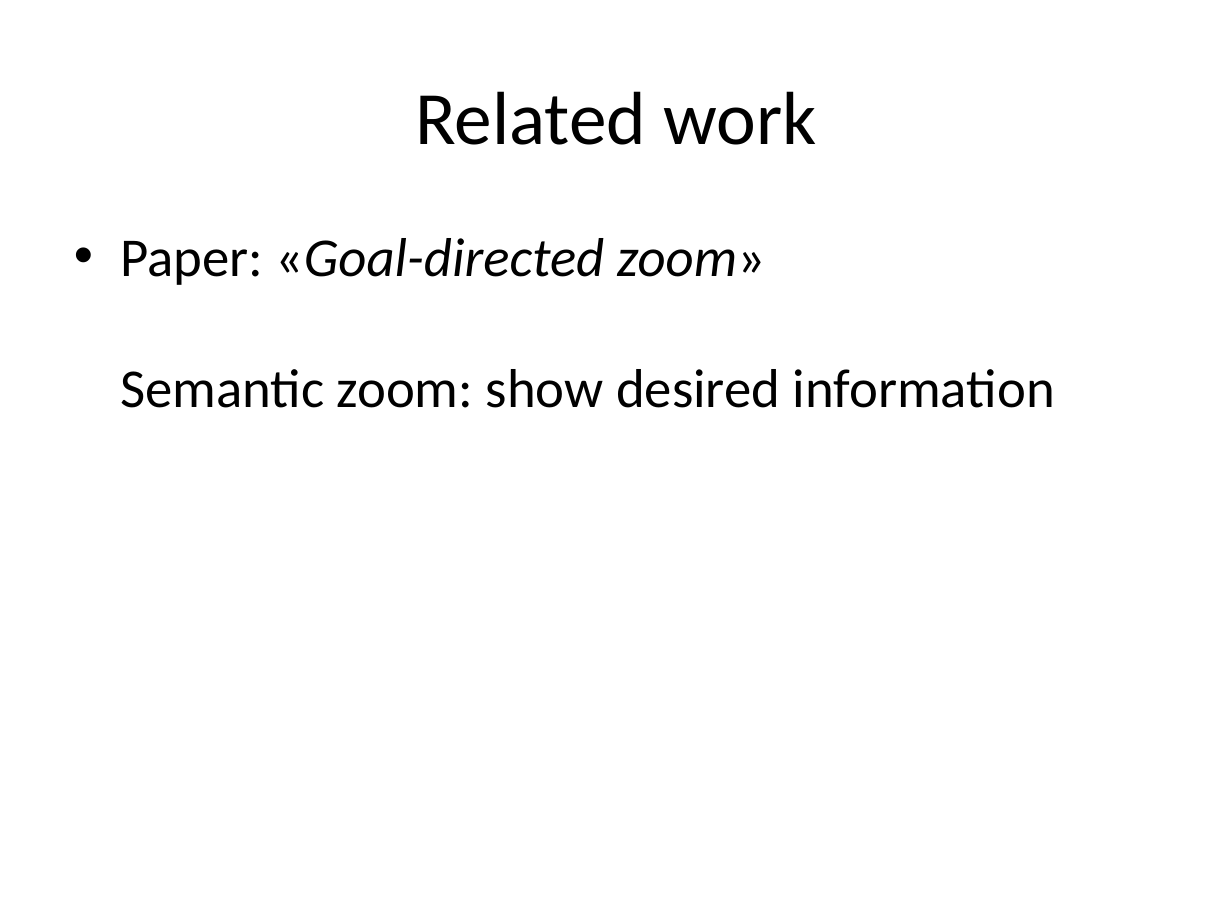
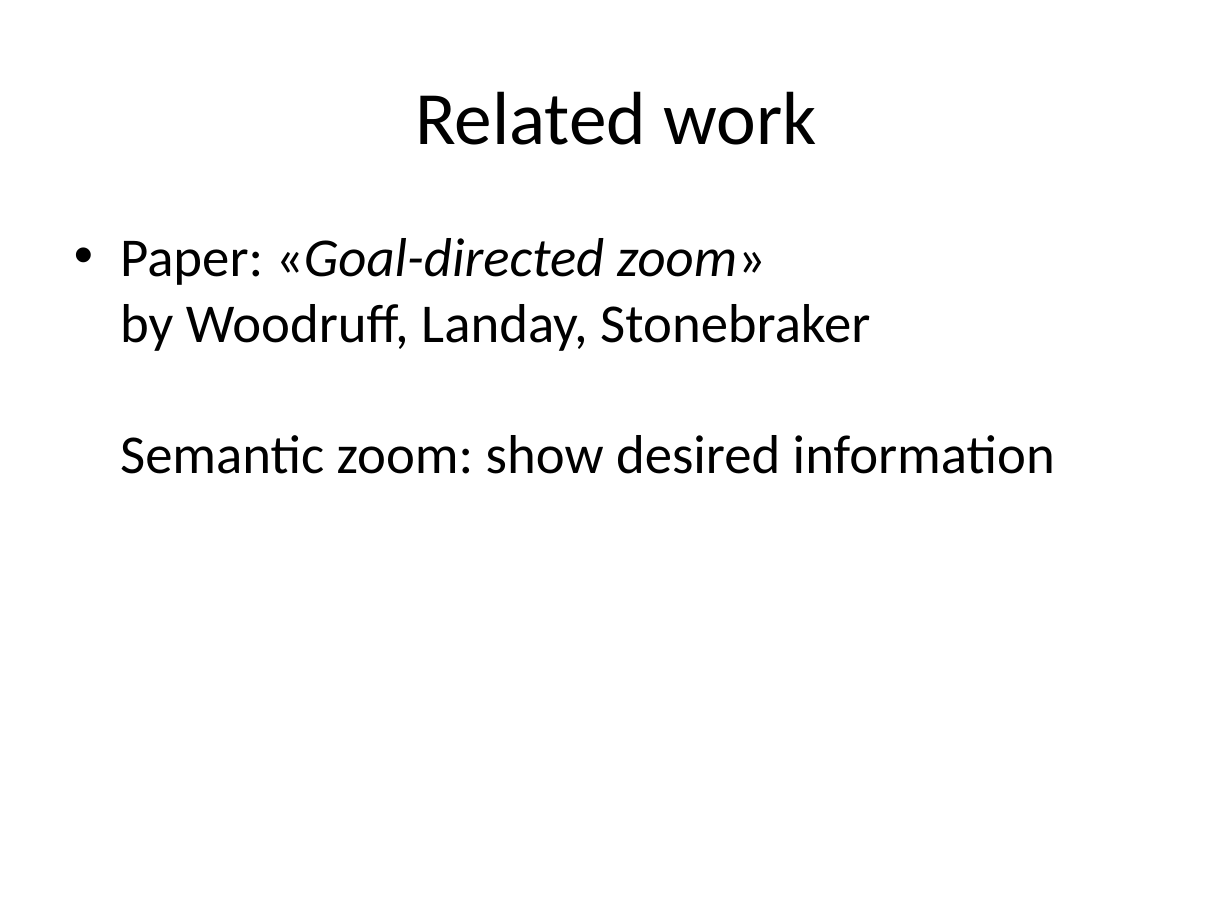
Before and after one commit to CedricReichenbach/DoodleDebug, a slide deck: slide 8 of presentations/Demo DoodleDebug Jan-2011.pptx. Drawn at 1232x924 pixels with LibreOffice and Linux fonts; fonts in the diff are those of the drawing. Boxes give left, top, right and bottom in pixels: in the first picture for what was removed or moved away, otherwise in the second. Text is boxed around its words. In the diff, an @@ line names an element or a change of style, - is before the commit and + after.

```diff
--- a/presentations/Demo DoodleDebug Jan-2011.pptx
+++ b/presentations/Demo DoodleDebug Jan-2011.pptx
@@ text at (120,238,1055,474): text changed @@
-• Paper: «Goal-directed zoom»
-  Semantic zoom: show desired information
+• Paper: «Goal-directed zoom»
+  by Woodruff, Landay, Stonebraker
+  Semantic zoom: show desired information
```
Also in this commit, not shown: 2 other slides changed, 3 other files.
